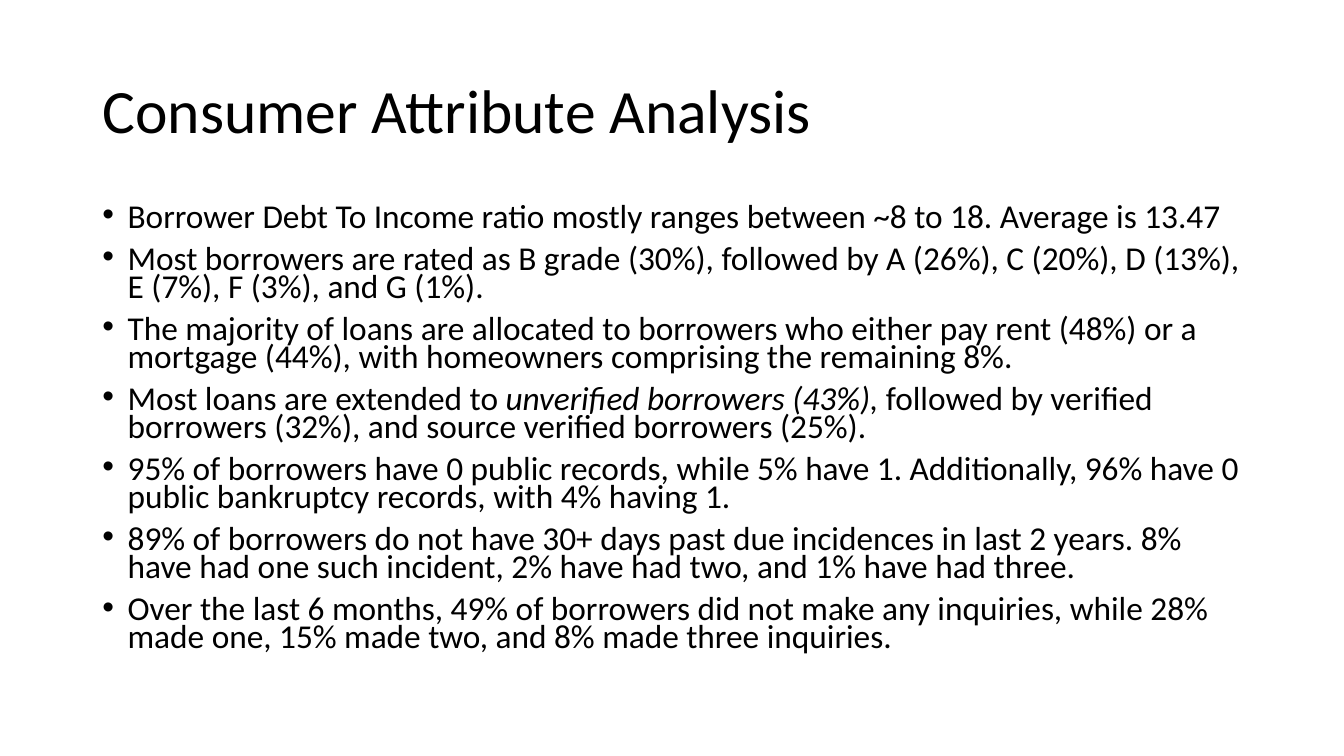
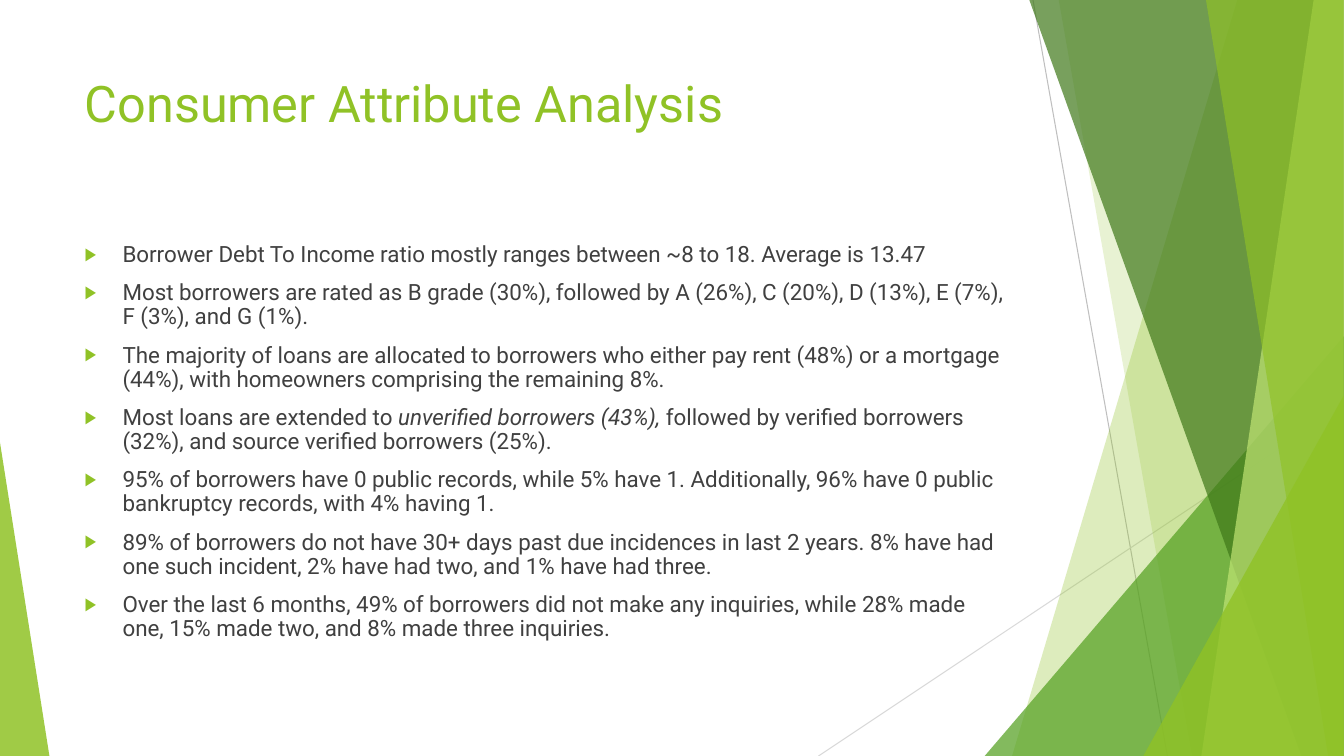
Before and after one commit to sivavaddadi/LendingClubCaseStudy, a slide deck: slide 6 of Lending_Club_Case_Study.pptx (slide 5 before the commit). Drawn at 1344x756 pixels with LibreOffice and Linux fonts; fonts in the diff are those of the drawing. Boxes give left, top, right and bottom in pixels: in the first picture for what was removed or moved away, otherwise in the second. Text is boxed around its words. In the diff, an @@ line names an element or a change of style, - is before the commit and + after.

Commit message:
added charts to the analysis report and added a theme

```diff
--- a/Lending_Club_Case_Study.pptx
+++ b/Lending_Club_Case_Study.pptx
@@ title "Consumer Attribute Analysis": place and size @@
-title "Consumer Attribute Analysis" at <box>102,90,811,143</box>
+title "Consumer Attribute Analysis" at <box>85,84,723,133</box>
@@ title "Consumer Attribute Analysis" at <box>85,84,723,133</box>: size 44 to 36 pt, font Calibri to Roboto, text colour #000000 to #90C226; line spacing 0.9 to 1; vertical alignment middle to top @@
@@ text "Borrower Debt To Income ratio ...": place and size @@
-text "Borrower Debt To Income ratio ..." at <box>128,205,1239,654</box>
+text "Borrower Debt To Income ratio ..." at <box>123,245,1003,641</box>
@@ text "Borrower Debt To Income ratio ..." at <box>123,245,1003,641</box>: size 23.8 to 16 pt, font Calibri to Roboto, text colour #000000 to #404040; bullet • to ▶; line spacing 0.7 to 0.9 @@
@@ group added at <box>0,0,1344,756</box>: 5 freeform shapes, 3 triangles, 2 lines @@
```
Also in this commit, not shown: 8 other slides changed, 6 slides added.
